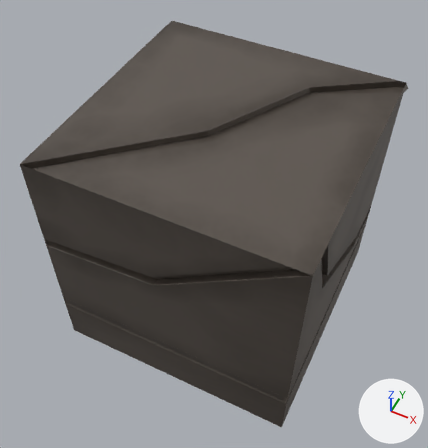
Two versions of the FBX model GD_LongProject/Assets/3D_Assets/BuildingBlocks/WallBlocks/NormalBlock/NormalWall.fbx, one commit apart.
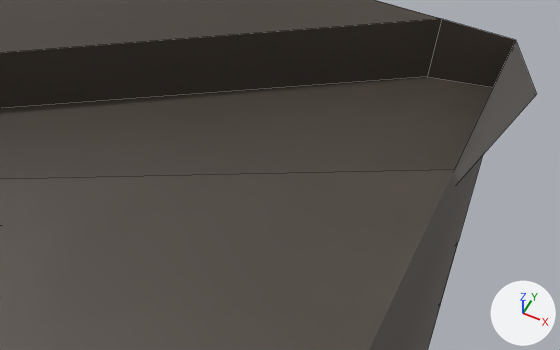
There are two pictures of each version: one whole from a 50 mm lens placed at (0.681, -1.46, 1.762), pointed at (-0.031, -0.037, -0.016), one close up from a 50 mm lens placed at (0.513, 0.265, 0.657), pointed at (0.434, 0.423, 0.461). Arrows for +X, +Y and +Z are at lower right; the lights stay in place. The close-ups show mesh edges as thin lines. Where no turn or scale is listed for an object, it has been applied to the vertices.

Objects in the first close-up: 'NewNormalWall'.
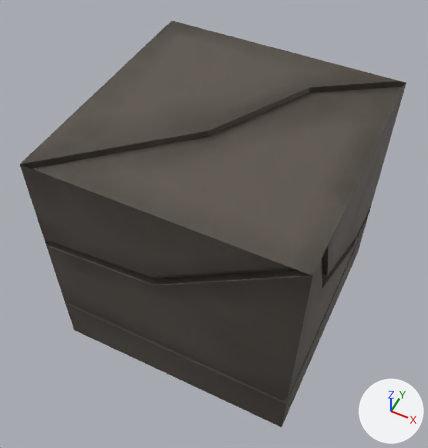
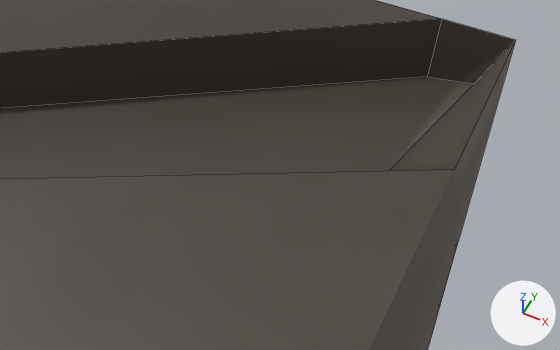
Pixel boxes (x1, y1, x2, y2) of what changed, in the close-ups (560 x 350 px; the box of a moved part takes in the faces that stretch with it):
'NewNormalWall', reshaped: before (0, 0, 536, 350); after (0, 0, 516, 350)
part 1 of me_cube_002, moved or reshaped: before (0, 19, 536, 181); after (0, 19, 515, 179)

Edits to the bpy script that builds the scene:
```text
Change me_cube_002:
    where me_cube_002.from_pydata(...)  # 147 vertices, 109 faces; spans x -0.49..0.502, y -0.49..0.493, z -0.49..0.49
    used by ob_newnormalwall; location = (0.0, 0.0, 0.0)
    me_cube_002 part 1
    me_cube_002.vertices[125].co: (0.502, 0.493, 0.468) -> (0.48, 0.489, 0.468)  # pixel (536, 94) -> pixel (474, 83)
    me_cube_002.vertices[128].co: (0.486, 0.423, 0.468) -> (0.465, 0.419, 0.468)
```
